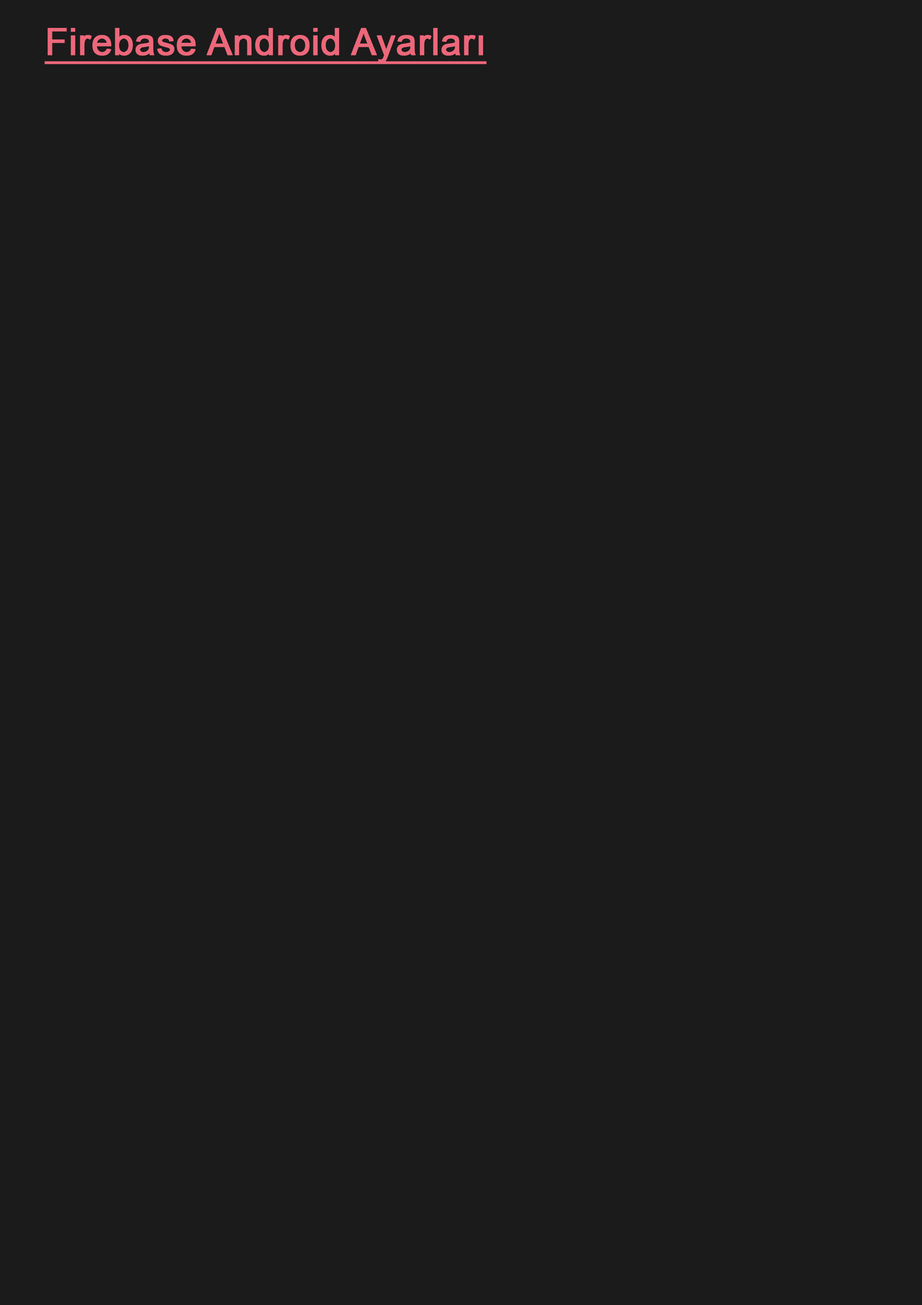
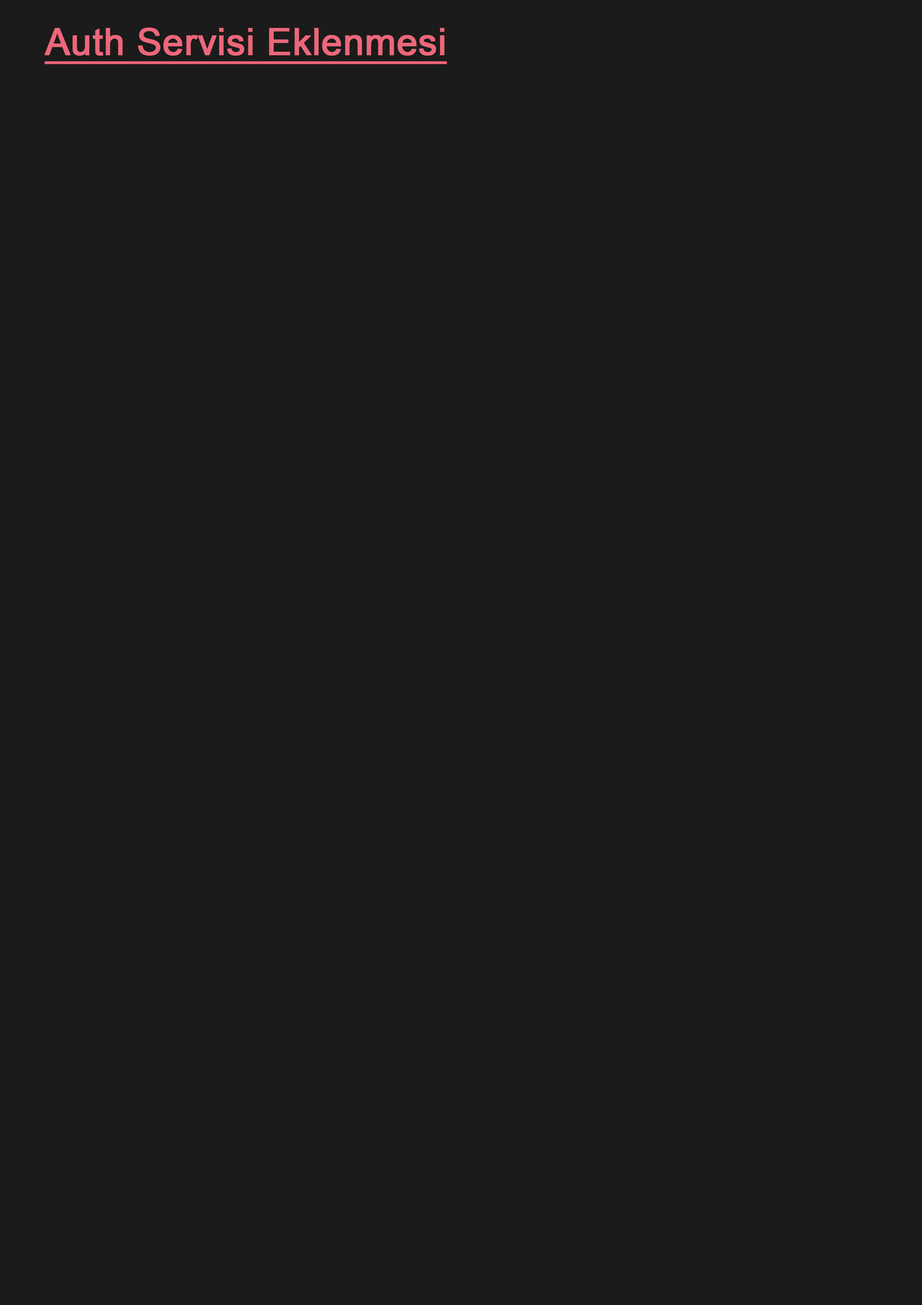
Layers edited between the first and the second (922, 1305) image:
renamed "Firebase Android Ayarları" to "Auth Servisi Eklenmesi", painted on it over [44, 27, 487, 65]
